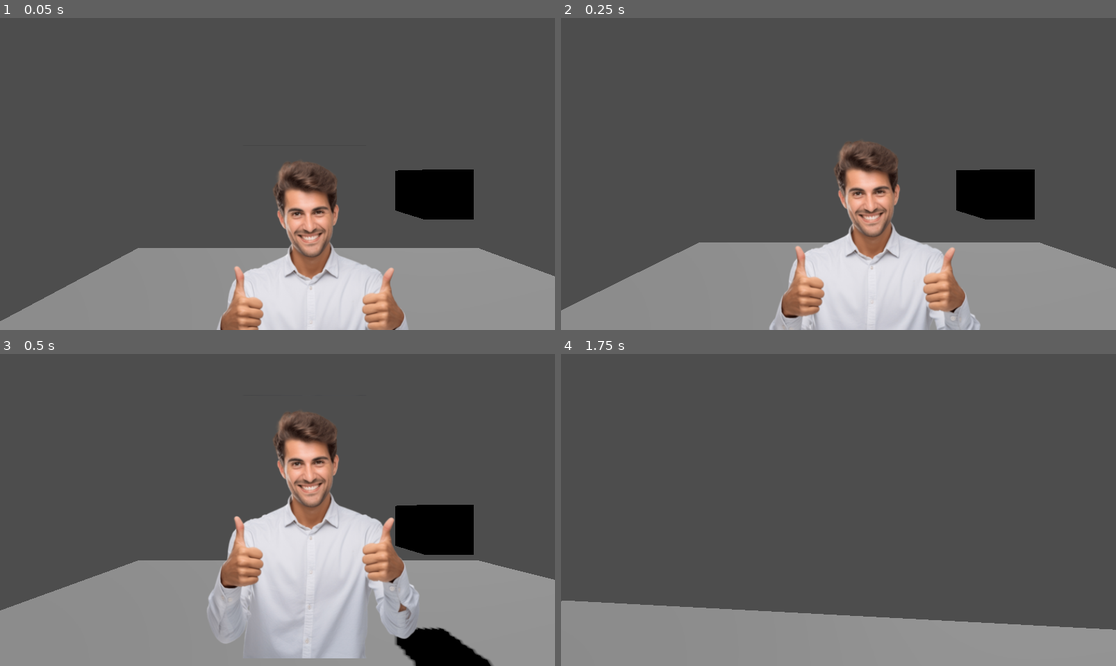
Above: before the commit, frames 1-4 (two rows, left to right).
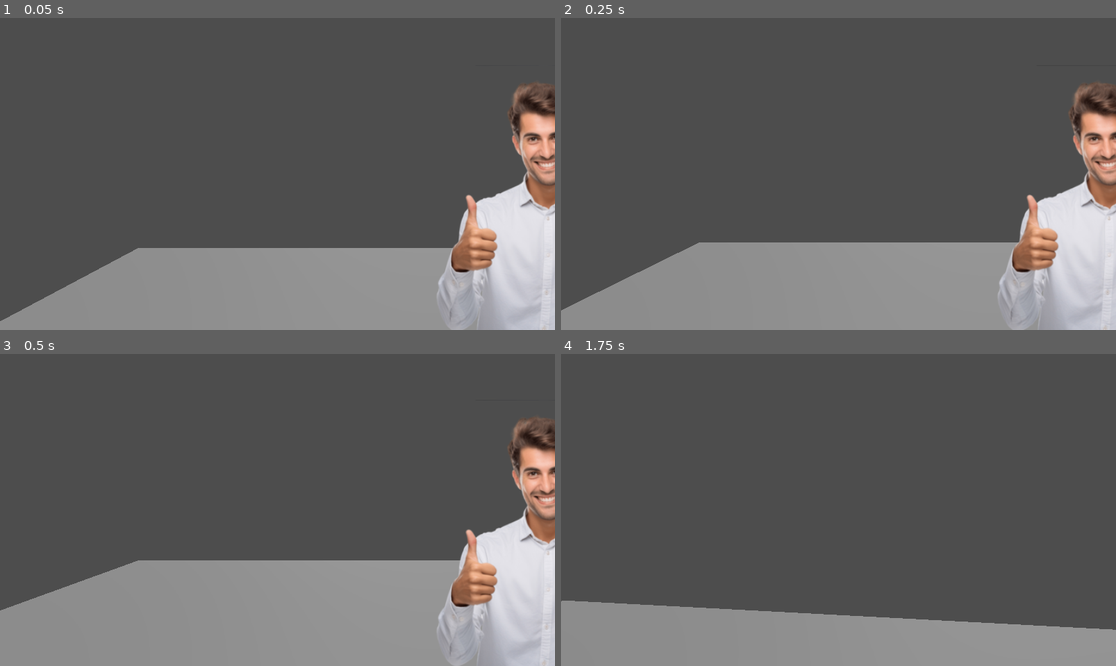
Above: after the commit, the same moments.

Repository: Doravid/Escape-From-Costkia
Game: Godot game, scene res://Scenes/mainGame.tscn
The game is run twice, just before and just after one commit, with the same random seed, the same clock (stepped at 60 frames per second) and the same inputs.
Inputs (mouse positions are in pixels of both pictures, inside the frame that each line leads up to):
- Up to frame 1 (0.05 s): no input
- Up to frame 2 (0.25 s): no input
- Up to frame 3 (0.5 s): no input
- Up to frame 4 (1.75 s): tap Enter (ui_accept) at 0.5, 0.77, 1.52 s; move the mouse to (866, 510) at 0.52 s; hold W (ui_up) from 0.53 s (still down); tap E (interact, bound only after the commit) at 0.6, 1.55 s; click (866, 510) at 0.8 s; move the mouse to (810, 510) at 1.27 s; click (810, 510) at 1.35 s

The runs differ from the first frame. In frame 1, 21% of the frame differs, in the area x 39-100%, y 20-100%; in frame 2, 23%; in frame 3, 29%, in the area x 37-100%, y 18-100%; in frame 4, nothing differs.

Commit message:
implemented picking up and throwing objects (also made the man a object)

Diff:
--- a/Scenes/interactableBox.tscn
+++ b/Scenes/interactableBox.tscn
@@ -2,8 +2,9 @@
 
 [sub_resource type="BoxShape3D" id="BoxShape3D_a6nhg"]
 
-[node name="RigidBody3D" type="RigidBody3D"]
+[node name="Box" type="RigidBody3D"]
 collision_layer = 2
+collision_mask = 3
 
 [node name="CollisionShape3D" type="CollisionShape3D" parent="."]
 shape = SubResource("BoxShape3D_a6nhg")
--- /dev/null
+++ b/Scenes/interactableMan.tscn
@@ -0,0 +1,20 @@
+[gd_scene load_steps=3 format=3 uid="uid://d3xab6vqx885f"]
+
+[ext_resource type="Texture2D" uid="uid://b1jv5a3ulxg3v" path="res://assets/man.png" id="1_dxcrj"]
+
+[sub_resource type="CylinderShape3D" id="CylinderShape3D_igoky"]
+
+[node name="RigidBody3D" type="RigidBody3D"]
+collision_layer = 2
+collision_mask = 3
+mass = 0.074
+
+[node name="CollisionShape3D" type="CollisionShape3D" parent="."]
+shape = SubResource("CylinderShape3D_igoky")
+
+[node name="Sprite3D" type="Sprite3D" parent="."]
+transform = Transform3D(1, 0, 0, 0, 1, 0, 0, 0, 1, 0, 1, 0)
+texture = ExtResource("1_dxcrj")
+
+[node name="CSGCylinder3D" type="CSGCylinder3D" parent="."]
+visible = false
--- a/Scenes/mainGame.tscn
+++ b/Scenes/mainGame.tscn
@@ -1,7 +1,7 @@
 [gd_scene load_steps=4 format=3 uid="uid://clna4f3jnkh2f"]
 
-[ext_resource type="Texture2D" uid="uid://b1jv5a3ulxg3v" path="res://assets/man.png" id="1_82fja"]
 [ext_resource type="PackedScene" uid="uid://lr7dpxiaghhj" path="res://Scenes/player.tscn" id="2_5p7qq"]
+[ext_resource type="PackedScene" uid="uid://d3xab6vqx885f" path="res://Scenes/interactableMan.tscn" id="3_6wkp0"]
 [ext_resource type="PackedScene" uid="uid://bmuget5b8bstf" path="res://Scenes/interactableBox.tscn" id="3_bo4vu"]
 
 [node name="mainGame" type="Node3D"]
@@ -9,11 +9,6 @@
 [node name="DirectionalLight3D" type="DirectionalLight3D" parent="."]
 transform = Transform3D(-0.866023, -0.433016, 0.250001, 0, 0.499998, 0.866027, -0.500003, 0.749999, -0.43301, 0, 0, 0)
 shadow_enabled = true
-
-[node name="Sprite3D" type="Sprite3D" parent="."]
-transform = Transform3D(1, 0, 0, 0, 1, 0, 0, 0, 1, 0, 0, -3.18498)
-billboard = 2
-texture = ExtResource("1_82fja")
 
 [node name="CSGBox3D" type="CSGBox3D" parent="."]
 transform = Transform3D(10.7893, 0, 0, 0, 0.189573, 0, 0, 0, 14.3041, 1.07751, -2.38568, -3.43608)
@@ -23,5 +18,8 @@
 [node name="player" parent="." instance=ExtResource("2_5p7qq")]
 transform = Transform3D(1, 0, 0, 0, 1, 0, 0, 0, 1, -0.453079, 0.197988, -0.404305)
 
-[node name="RigidBody3D" parent="." instance=ExtResource("3_bo4vu")]
-transform = Transform3D(1, 0, 0, 0, 1, 0, 0, 0, 1, 3, 1, -5)
+[node name="Box" parent="." instance=ExtResource("3_bo4vu")]
+transform = Transform3D(1, 0, 0, 0, 1, 0, 0, 0, 1, 0.229715, 3.59413, -1.40975)
+
+[node name="RigidBody3D" parent="." instance=ExtResource("3_6wkp0")]
+transform = Transform3D(1, 0, 0, 0, 1, 0, 0, 0, 1, 3, 0, -3)
--- a/Scenes/player.tscn
+++ b/Scenes/player.tscn
@@ -13,6 +13,17 @@
 [node name="PlayerCamera" type="Camera3D" parent="."]
 transform = Transform3D(1, 0, 0, 0, 1, 0, 0, 0, 1, 0, 1.21702, 0)
 
+[node name="objPickupRaycast" type="RayCast3D" parent="PlayerCamera"]
+target_position = Vector3(0, 0, -10)
+collision_mask = 2
+
+[node name="holdPos" type="Node3D" parent="PlayerCamera"]
+transform = Transform3D(1, 0, 0, 0, 1, 0, 0, 0, 1, 0, 0, -2)
+
+[node name="CSGBox3D" type="CSGBox3D" parent="PlayerCamera"]
+transform = Transform3D(1, 0, 0, 0, 1, 0, 0, 0, 1, 0, 0, -2)
+visible = false
+
 [node name="RigidBody3D" type="RigidBody3D" parent="."]
 collision_layer = 2
 
--- a/project.godot
+++ b/project.godot
@@ -49,3 +49,13 @@
 "events": [Object(InputEventKey,"resource_local_to_scene":false,"resource_name":"","device":-1,"window_id":0,"alt_press …(195 unchanged characters)…
 ]
 }
+interact={
+"deadzone": 0.5,
+"events": [Object(InputEventKey,"resource_local_to_scene":false,"resource_name":"","device":-1,"window_id":0,"alt_pressed":false,"shift_pressed":false,"ctrl_pressed":false,"meta_pressed":false,"pressed":false,"keycode":0,"physical_keycode":69,"key_label":0,"unicode":101,"location":0,"echo":false,"script":null)
+]
+}
+throw={
+"deadzone": 0.5,
+"events": [Object(InputEventMouseButton,"resource_local_to_scene":false,"resource_name":"","device":-1,"window_id":0,"alt_pressed":false,"shift_pressed":false,"ctrl_pressed":false,"meta_pressed":false,"button_mask":1,"position":Vector2(180, 24),"global_position":Vector2(189, 70),"factor":1.0,"button_index":1,"canceled":false,"pressed":true,"double_click":false,"script":null)
+]
+}
--- a/scripts/player.gd
+++ b/scripts/player.gd
@@ -1,5 +1,9 @@
 extends CharacterBody3D
 
+var heldObject
+var returnParent
+
+@onready var raycast = $PlayerCamera/objPickupRaycast
 
 var SPEED := 5.0
 const JUMP_VELOCITY = 4.5
@@ -9,6 +13,8 @@
 func _ready() -> void:
 	Input.set_mouse_mode(Input.MOUSE_MODE_CAPTURED)
 
+
+
 func _process(delta: float) -> void:
 	if Input.is_action_just_pressed("ui_cancel"):
 		Input.set_mouse_mode(Input.MOUSE_MODE_VISIBLE)
@@ -17,6 +23,38 @@
 		SPEED = 8
 	else:
 		SPEED = 5
+
+	if Input.is_action_just_pressed("interact"):
+		if raycast.is_colliding():
+			var target = raycast.get_collider()
+
+
+			heldObject = target.duplicate()
+			returnParent = target.get_parent()
+			print(returnParent.name)
+			heldObject.gravity_scale = 0
+			heldObject.linear_velocity = Vector3(0, 0, 0)
+
+			add_child(heldObject)
+			target.queue_free()
+
+	if heldObject:
+		heldObject.position = -$PlayerCamera.transform.basis.z * 2
+		heldObject.rotation = -Vector3(0, $PlayerCamera.rotation.y, 0)
+
+
+	if Input.is_action_just_pressed("throw"):
+		if heldObject:
+			heldObject.gravity_scale = 1
+			remove_child(heldObject)
+			returnParent.add_child(heldObject)
+			heldObject.position = $".".position + -$".".transform.basis.z * 2
+			heldObject.apply_impulse(-$".".transform.basis.z * 50)
+			heldObject.apply_impulse(Vector3(0, 10, 0))
+			heldObject = null
+
+
+
 
 
 func _input(event: InputEvent):
